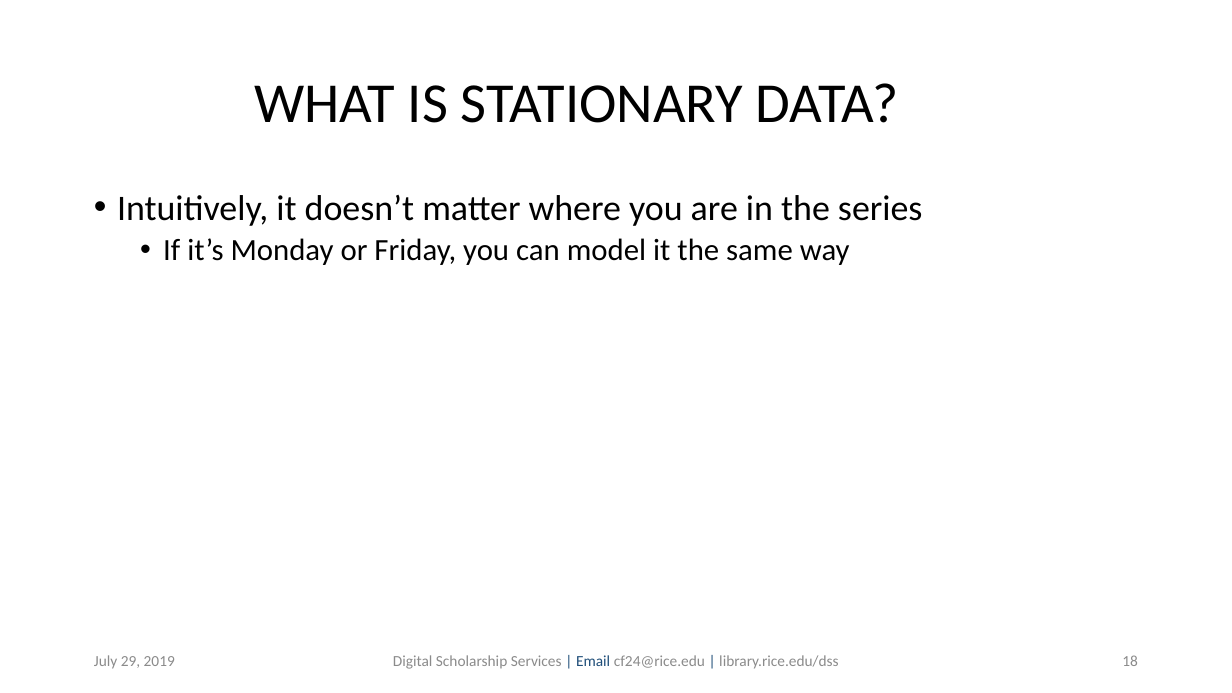
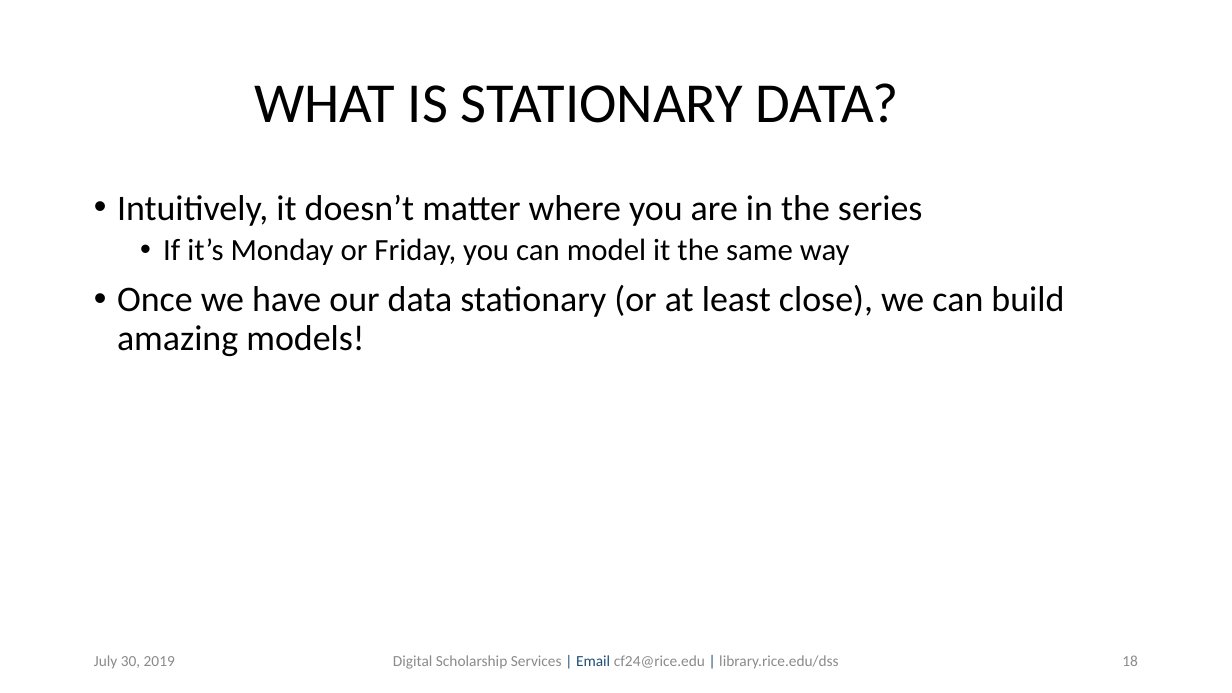
Before and after one commit to bakitybacon/rice-data-and-donuts, a slide deck: slide 18 of tsa/Introduction to Time Series Analysis.pptx. Drawn at 1232x693 pixels with LibreOffice and Linux fonts; fonts in the diff are those of the drawing; background and template pictures are left out. Boxes give left, top, right and bottom in pixels: in the first picture for what was removed or moved away, otherwise in the second. Text is boxed around its words. In the diff, an @@ line names an element or a change of style, - is before the commit and + after.

```diff
--- a/tsa/Introduction to Time Series Analysis.pptx
+++ b/tsa/Introduction to Time Series Analysis.pptx
@@ text at (117, 285, 1064, 356): paragraph added @@
+• Once we have our data stationary (or at least close), we can build amazing models!
@@ text at (94, 655, 175, 669): text changed @@
-July 29, 2019
+July 30, 2019
```
Also in this commit, not shown: 39 other slides changed, 9 slides added.
